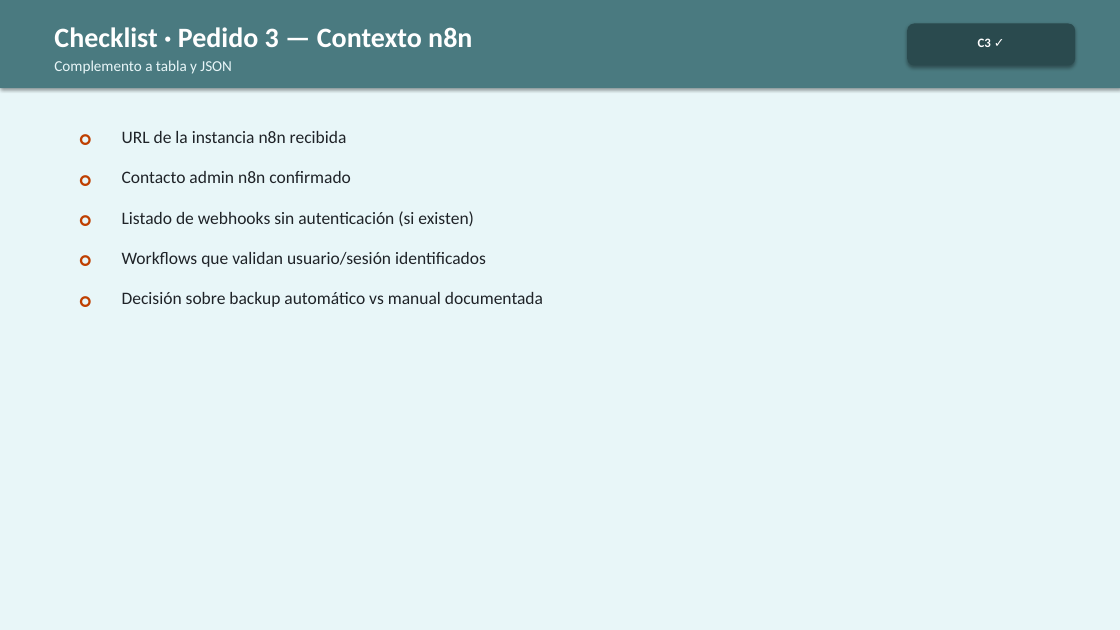
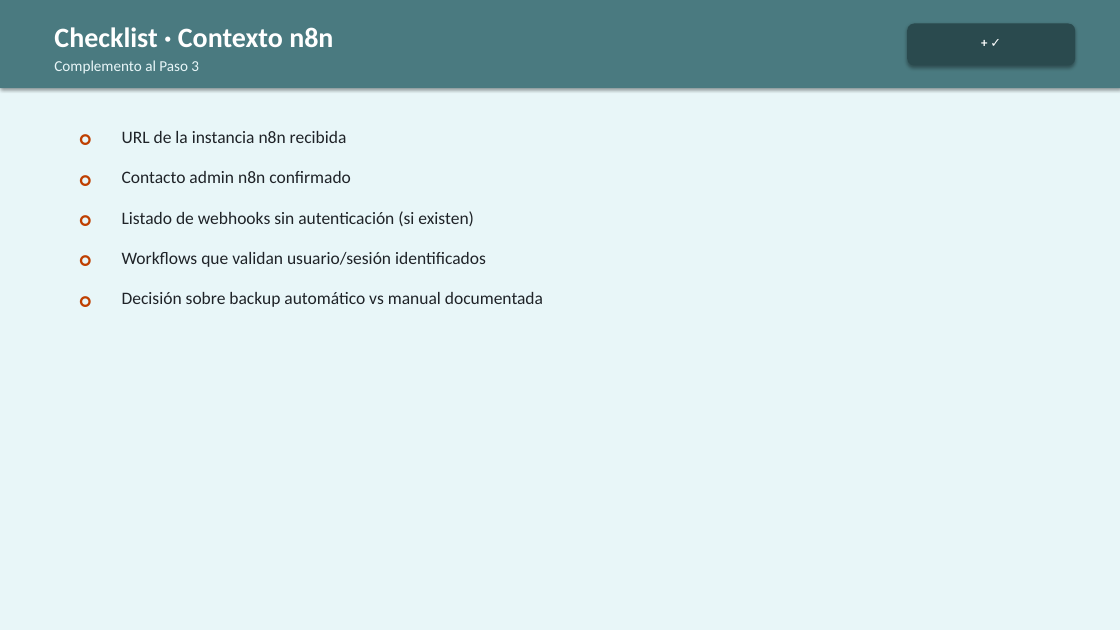
Before and after one commit to JosefaOgalde/organizacion, a slide deck: slide 14 of index/clientes/mkof/MOVA-GitHub-N8n-Checklist.pptx (slide 12 before the commit). Drawn at 1120x630 pixels with LibreOffice and Linux fonts; fonts in the diff are those of the drawing. Boxes give left, top, right and bottom in pixels: in the first picture for what was removed or moved away, otherwise in the second. Text is boxed around its words. In the diff, an @@ line names an element or a change of style, - is before the commit and + after.

```diff
--- a/index/clientes/mkof/MOVA-GitHub-N8n-Checklist.pptx
+++ b/index/clientes/mkof/MOVA-GitHub-N8n-Checklist.pptx
@@ text at [54,27,333,47]: text changed @@
-Checklist · Pedido 3 — Contexto n8n
+Checklist · Contexto n8n
@@ text at [978,38,991,47]: text changed @@
-C3 ✓
++ ✓
@@ text at [54,60,199,74]: text changed @@
-Complemento a tabla y JSON
+Complemento al Paso 3
```
Also in this commit, not shown: 7 other slides changed, 2 slides added, 13 other files.
